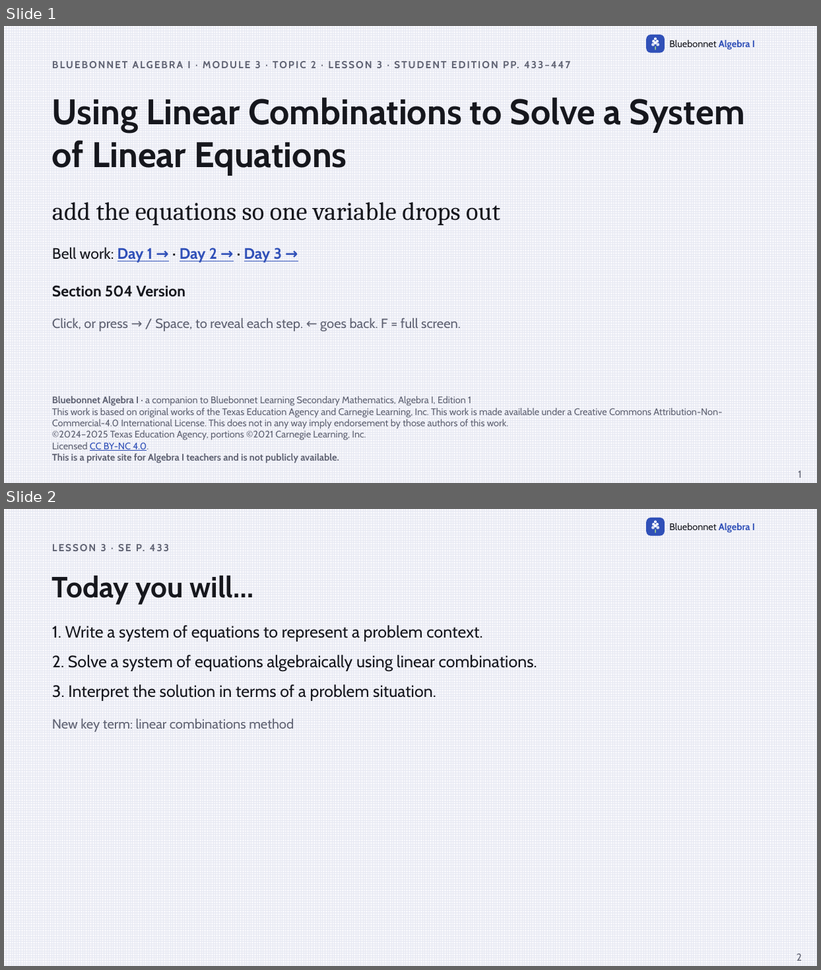
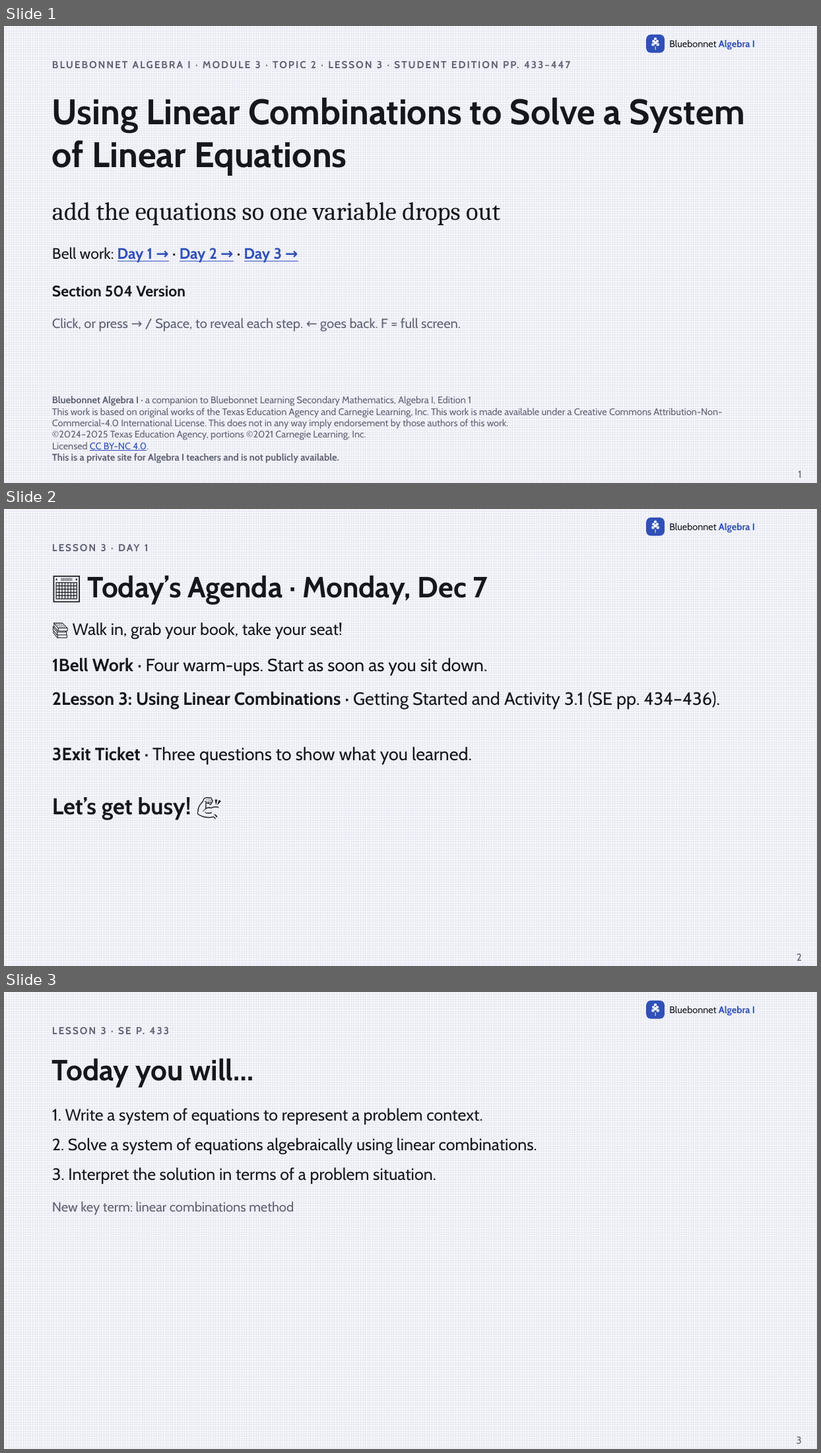
Before and after one commit to Apolloat2022/Algebra1M2U1L4, a slide deck: Section 504/m3t2-lesson3-linear-combinations-504.pptx. Shown one above the other, each under a label of ours: slides 1 and 2 before the commit, slides 1, 2 and 3 after it. The pictures are 821x970 and 821x1453 pixels, drawn with LibreOffice and Linux fonts; fonts in the diff are those of the drawing. Boxes give left, top, right and bottom in pixels: in the first picture for what was removed or moved away, otherwise in the second. Text is boxed around its words. In the diff, an @@ line names an element or a change of style, - is before the commit and + after.

```diff
--- a/Section 504/m3t2-lesson3-linear-combinations-504.pptx
+++ b/Section 504/m3t2-lesson3-linear-combinations-504.pptx
@@ slide 2 added at (4,509,817,966), background pattern #E6E8F2 on #F7F7FB; not listed: 9 template elements that a slide beside it also shows @@
@@ text added at (101,544,149,551), 12 pt, text #5F6272, bold @@
+LESSON 3 · DAY 1
@@ text added at (88,575,488,605), 34.5 pt, text #16171D, bold @@
+📅 Today’s Agenda · Monday, Dec 7
@@ text added at (73,623,343,638), 19.5 pt, text #16171D @@
+📚 Walk in, grab your book, take your seat!
@@ text added at (52,657,488,675), 21 pt, text #16171D @@
+1Bell Work · Four warm-ups. Start as soon as you sit down.
@@ text added at (52,691,721,709), 21 pt, text #16171D @@
+2Lesson 3: Using Linear Combinations · Getting Started and Activity 3.1 (SE pp. 434–436).
@@ text added at (52,747,472,764), 21 pt, text #16171D @@
+3Exit Ticket · Three questions to show what you learned.
@@ text added at (52,797,191,820), 27 pt, text #16171D, bold @@
+Let’s get busy! 💪
@@ page number added at (797,954,802,961), 12 pt, text #5F6272 @@
+2
@@ what was slide 2 is now slide 3 @@
@@ page number at (796,1437,801,1444): text changed @@
-2
+3
```
Also in this commit, not shown: 2 other slides added, 35 other files.
